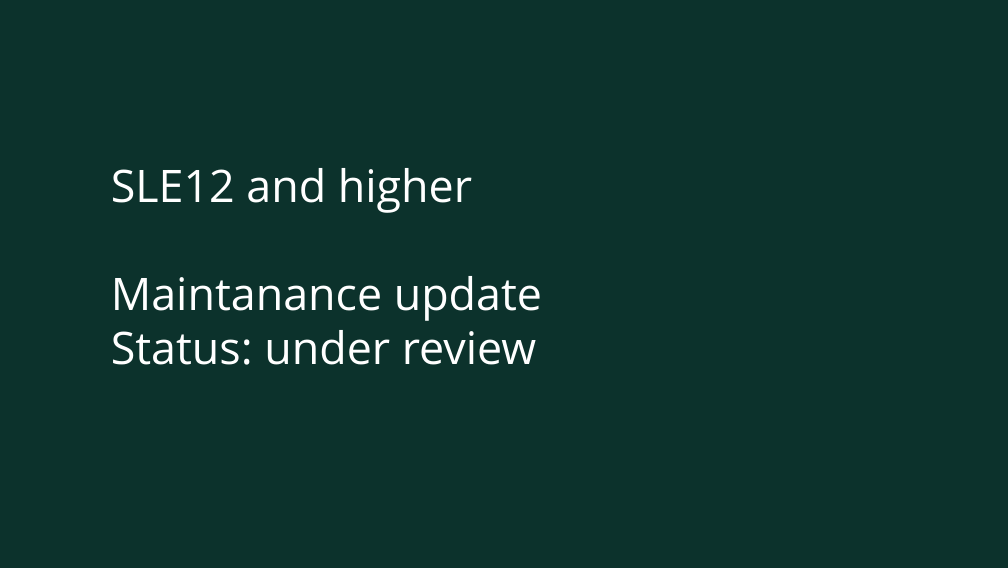
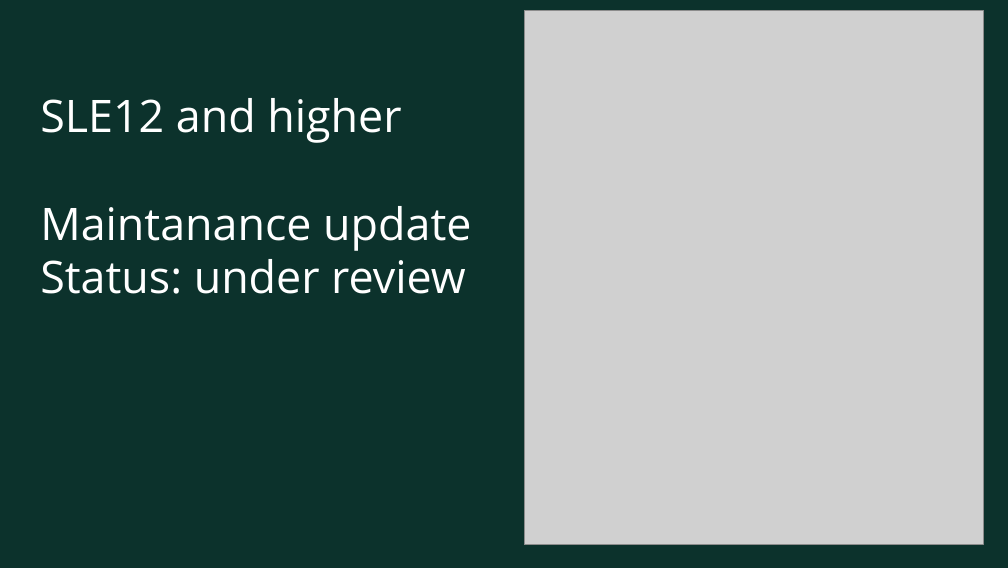
Before and after one commit to MalloZup/work-presentations, a slide deck: slide 18 of hawk-status.odp (slide 10 before the commit). Drawn at 1008x568 pixels with LibreOffice and Linux fonts; fonts in the diff are those of the drawing; grey boxes stand for pictures; background and template pictures are left out. Boxes give left, top, right and bottom in pixels: in the first picture for what was removed or moved away, otherwise in the second. Text is boxed around its words. In the diff, an @@ line names an element or a change of style, - is before the commit and + after.

```diff
--- a/hawk-status.odp
+++ b/hawk-status.odp
@@ picture added at [524, 10, 983, 544] @@
@@ title "SLE12 and higher Maintanance update ...": place and size @@
-title "SLE12 and higher Maintanance update ..." at [111, 168, 542, 365]
+title "SLE12 and higher Maintanance update ..." at [40, 98, 471, 294]
```
Also in this commit, not shown: 6 other slides changed, 14 slides added, 2 slides removed, 3 other files.
